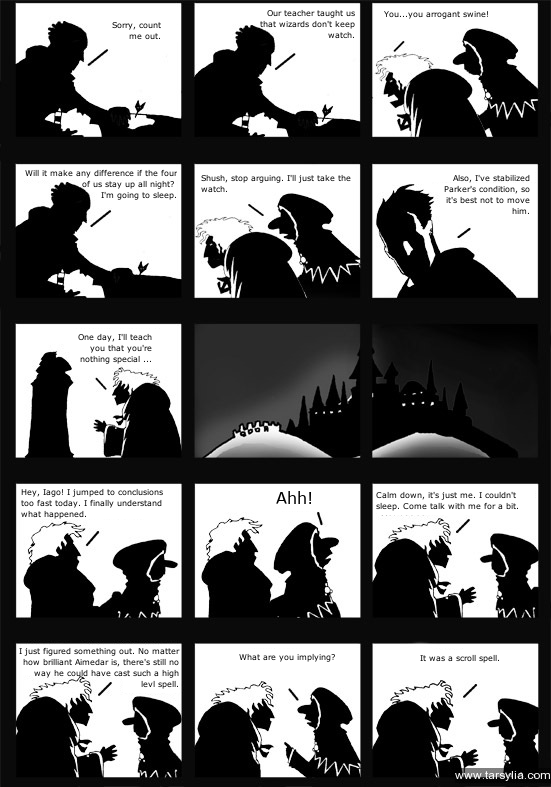
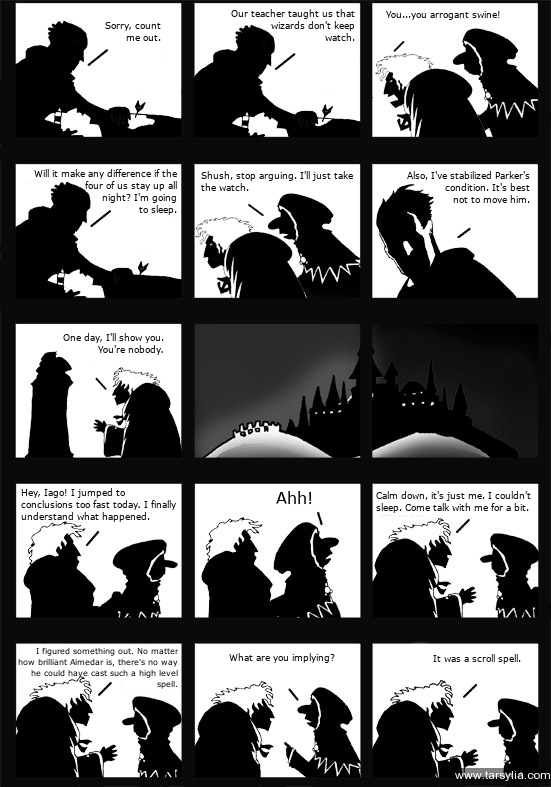
Layers edited between the first and the second 551×787 image:
painted on "Sorry, count me out." over (105, 22, 161, 41)
painted on "Our teacher taught us that wiz..." over (231, 9, 355, 41)
painted on "You...you arrogant swine!" over (384, 11, 500, 20)
painted on "Will it make any difference if..." over (25, 169, 177, 215)
painted on "Shush, stop arguing. I'll just..." over (201, 171, 353, 193)
painted on "Also, I've stabilized Parker's..." over (407, 171, 530, 214)
renamed "One day, I'll teach you that y..." to "One day, I'll show you. You're...", painted on it over (63, 333, 164, 364)
painted on "Hey, Iago! I jumped to conclus..." over (21, 488, 176, 522)
painted on "Calm down, it's just me. I cou..." over (376, 491, 531, 513)
renamed "I just figured something out. ..." to "I figured something out. No ma...", painted on it over (18, 647, 180, 689)
painted on "What are you implying?" over (229, 653, 335, 663)
painted on "It was a scroll spell." over (420, 654, 521, 664)
